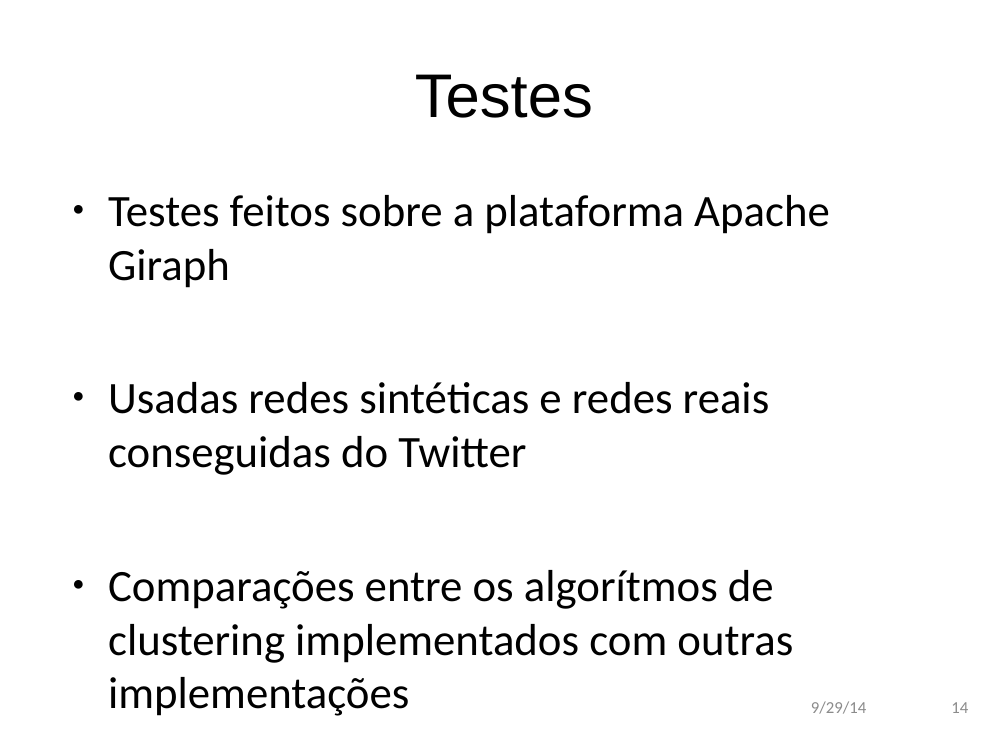
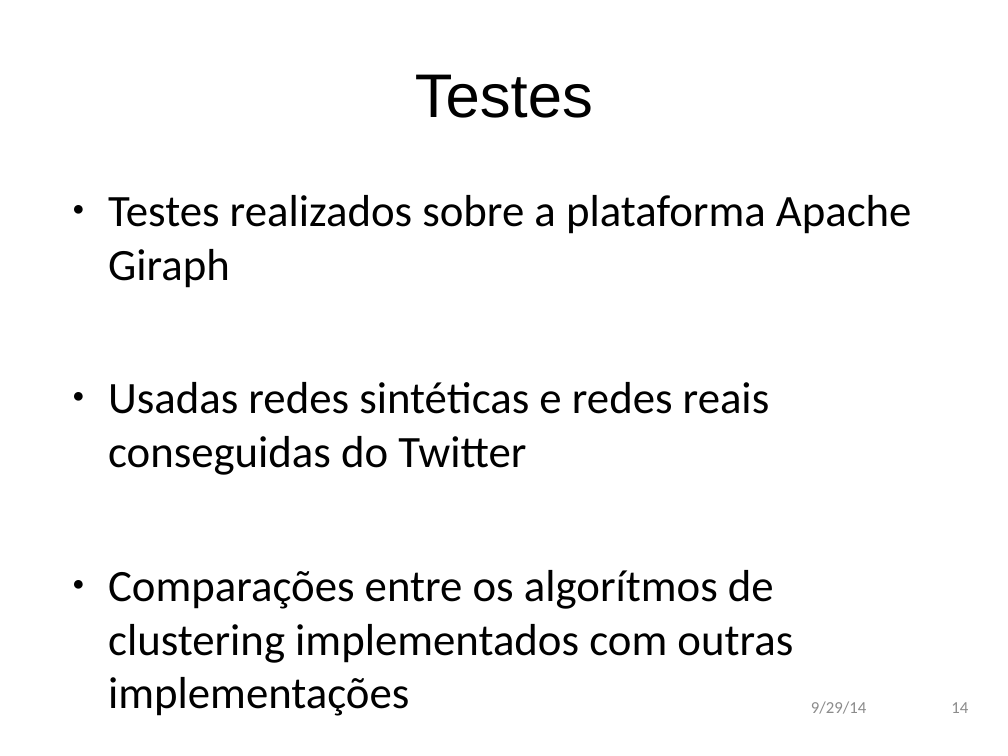
Before and after one commit to andremota/Distributed-Graph-Processing, a slide deck: slide 14 of docs/apresentação/apres_isel_format.odp. Drawn at 1008x756 pixels with LibreOffice and Linux fonts; fonts in the diff are those of the drawing; background and template pictures are left out. Boxes give left, top, right and bottom in pixels: in the first picture for what was removed or moved away, otherwise in the second. Text is boxed around its words. In the diff, an @@ line names an element or a change of style, - is before the commit and + after.

Commit message:
Mais correcções

```diff
--- a/docs/apresentação/apres_isel_format.odp
+++ b/docs/apresentação/apres_isel_format.odp
@@ text at <box>108,195,912,288</box>: text changed @@
-● Testes feitos sobre a plataforma Apache Giraph
+● Testes realizados sobre a plataforma Apache Giraph
```
